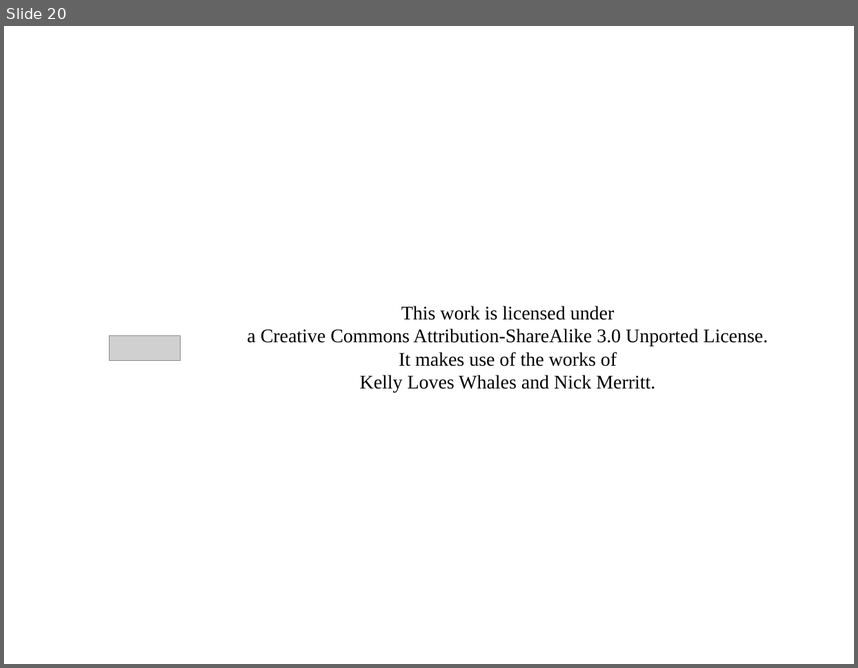
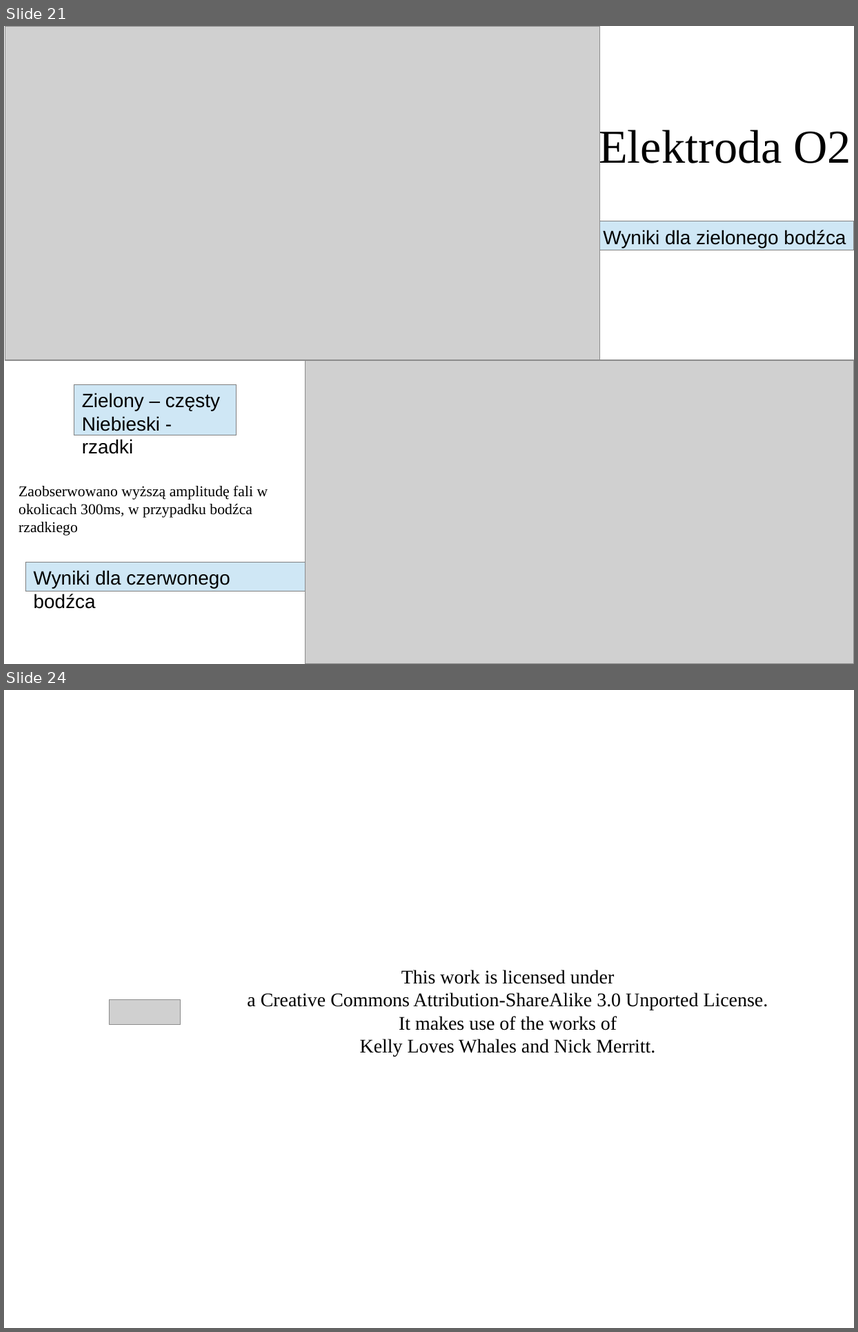
Before and after one commit to BartekKrzepkowski/EEG_Analysis_Lab, a slide deck: BartlomiejKrzepkowski_P300a.odp. Shown one above the other, each under a label of ours: slide 20 before the commit, slides 21 and 24 after it; the slides between them are not shown. The pictures are 858x668 and 858x1332 pixels, drawn with LibreOffice and Linux fonts; fonts in the diff are those of the drawing; grey boxes stand for pictures; background and template pictures are left out. Boxes give left, top, right and bottom in pixels: in the first picture for what was removed or moved away, otherwise in the second. Text is boxed around its words. In the diff, an @@ line names an element or a change of style, - is before the commit and + after.

```diff
--- a/BartlomiejKrzepkowski_P300a.odp
+++ b/BartlomiejKrzepkowski_P300a.odp
@@ slide 21 added at (x1=4, y1=26, x2=854, y2=664), background picture (left out) @@
@@ picture added at (x1=5, y1=26, x2=600, y2=360) @@
@@ title added at (x1=599, y1=125, x2=851, y2=172), 44 pt, text #000000 @@
+Elektroda O2
@@ rectangle added at (x1=595, y1=221, x2=854, y2=250), fill #CFE7F5, outline #808080 0 pt, 18 pt, text #000000 @@
+Wyniki dla zielonego bodźca
@@ picture added at (x1=305, y1=360, x2=854, y2=664) @@
@@ rectangle added at (x1=74, y1=385, x2=237, y2=436), fill #CFE7F5, outline #808080 0 pt, 18 pt, text #000000 @@
+Zielony – częsty
+Niebieski - rzadki
@@ title added at (x1=18, y1=485, x2=268, y2=535), 14 pt, text #000000 @@
+Zaobserwowano wyższą amplitudę fali w okolicach 300ms, w przypadku bodźca rzadkiego
@@ rectangle added at (x1=25, y1=561, x2=306, y2=590), fill #CFE7F5, outline #808080 0 pt, 18 pt, text #000000 @@
+Wyniki dla czerwonego bodźca
@@ what was slide 20 is now slide 24 @@
```
Also in this commit, not shown: 3 slides changed, 5 other slides added, 2 slides removed, 1 other file.
